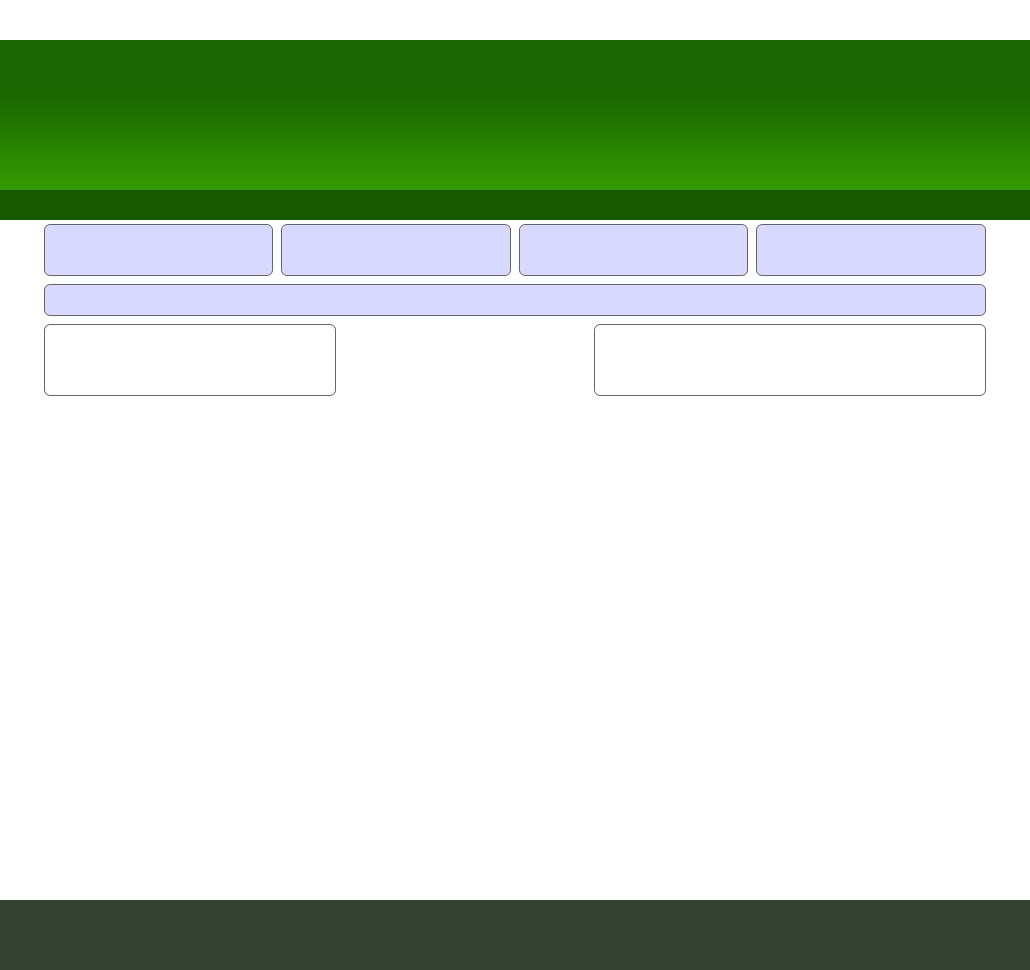
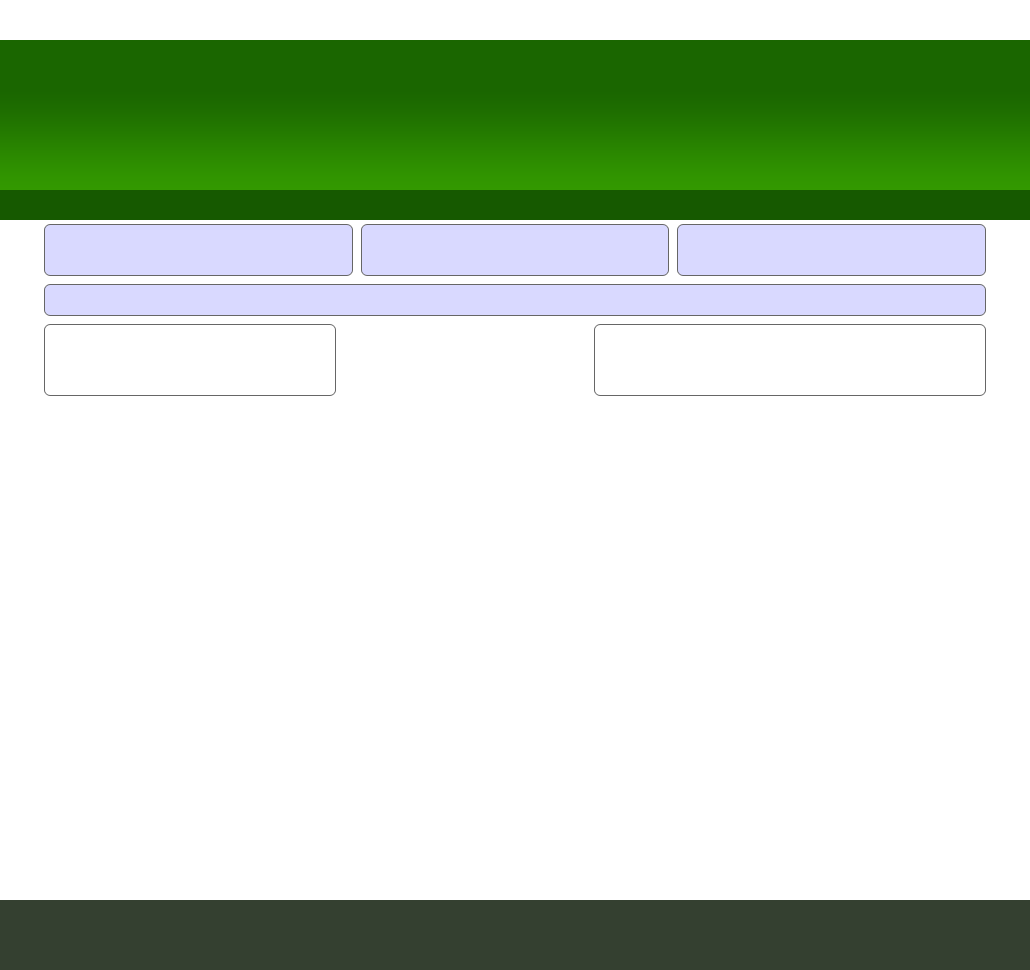
The second 1030x970 image is a revision of the first. Changes to its layers:
painted on "header / footer widgets" over <box>267,225,762,275</box>
